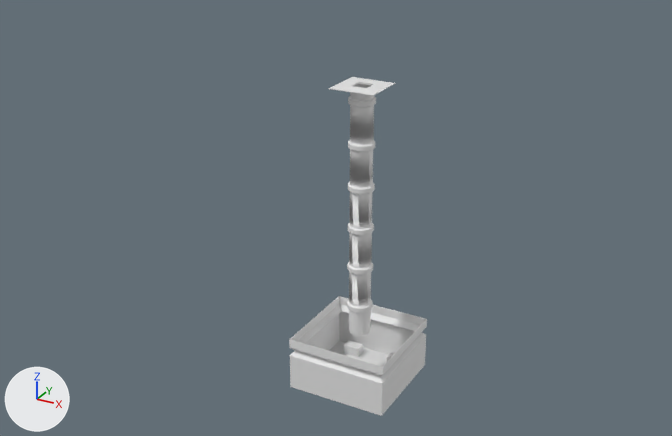
Renders of the FBX model Assets/Models/trappe.fbx from each side of a commit.
Rendered twice from a 50 mm camera at (48.3, -94.1, 29.5) aimed at (-3.2, -0.5, -17.3). The axes (+X, +Y, +Z) are drawn at lower left. The lights are the same throughout. Where no turn or scale is listed for an object, it has been applied to the vertices. Vertices at the same position are counted once.
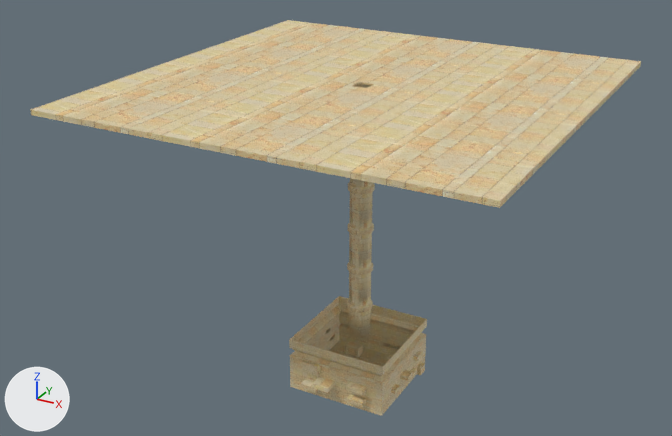
Commit message: trappe : work in progress

The change in detail:
Picture 'wall_alb.jpg' (img_wall_alb_jpg) is new.
Material 'trappe_walls' (mat_trappe_walls) is new.
Its texture is img_wall_alb_jpg.
me_cube_006 is used by ob_cube_003; location (0.0, 0.0, 0.0).
me_cube_006 had 1994 vertices, 2160 faces and spanned x -1.6..1.6, y -1.6..1.6, z -32.7..-0.1.
me_cube_006 now has 3532 vertices, 3700 faces and spans x -1.6..1.6, y -1.6..1.6, z -32.7..-0.1.
me_cube_006 part 1: 32 vertices moved within x -1.4..1.4, y -1.4..1.4, z -13.1; 1025 vertices added at x -1.6..1.6, y -1.6..1.6, z -29.5..-12.1.
me_cube_006 part 2: 256 vertices added at x -1.6..1.6, y -1.6..1.6, z -2.3..-1.2.
me_cube_006 part 3: 816 faces spanning x -1.6..1.6, y -1.6..1.6, z -32.7..-0.1 switch from no material to mat_trappe_walls (picture img_wall_alb_jpg).
me_cube_006 part 4: the surface is now shaded smooth.
me_cube_002 is used by ob_cube_002; location (0.0, 0.0, 0.0).
me_cube_002 had 16 vertices, 16 faces and spanned x -2.89..2.89, y -2.89..2.89, z -0.11..0.11.
me_cube_002 now has 16 vertices, 16 faces and spans x -26.17..26.17, y -26.17..26.17, z -0.31..0.31.
Part 7, on me_cube_002:
Vertex 8 of me_cube_002 moves from (-2.89, 2.89, -0.03) at pixel (352, 77) to (-26.17, 26.17, -0.31).
Vertex 9 of me_cube_002 moves from (-2.89, -2.89, -0.03) at pixel (328, 88) to (-26.17, -26.17, -0.31) at pixel (31, 115).
Vertex 10 of me_cube_002 moves from (-2.89, -2.89, 0.03) at pixel (328, 88) to (-26.17, -26.17, 0.31) at pixel (30, 109).
Vertex 11 of me_cube_002 moves from (-2.89, 2.89, 0.03) at pixel (352, 76) to (-26.17, 26.17, 0.31) at pixel (288, 19).
Vertex 12 of me_cube_002 moves from (2.89, 2.89, -0.03) at pixel (395, 83) to (26.17, 26.17, -0.31) at pixel (640, 66).
Vertex 13 of me_cube_002 moves from (2.89, 2.89, 0.03) at pixel (395, 82) to (26.17, 26.17, 0.31) at pixel (641, 61).
Vertex 14 of me_cube_002 moves from (2.89, -2.89, -0.03) at pixel (373, 95) to (26.17, -26.17, -0.31) at pixel (499, 207).
Vertex 15 of me_cube_002 moves from (2.89, -2.89, 0.03) at pixel (373, 95) to (26.17, -26.17, 0.31) at pixel (500, 200).
me_cube_002 part 8: texture (UV) coordinates of 16 of 16 faces, centred in x -2.89..2.89, y -2.89..2.89, z -0.07..0.07, changed; they spanned u 0.0..1.0, v 0.0..0.96 and now span u -1.66..2.32, v -2.5..3.5.
me_cube_002 now uses material mat_trappe_walls (picture img_wall_alb_jpg).
me_cube_007 is used by ob_cube_004; location (0.0, 0.0, -36.2).
me_cube_007 had 730 vertices, 728 faces and spanned x -6.66..6.66, y -6.66..6.66, z -3.58..3.58.
me_cube_007 now has 1012 vertices, 1012 faces and spans x -7.62..7.72, y -8.55..8.02, z -3.58..3.58.
me_cube_007 part 5: 2 vertices moved from x -2.22..6.59, y -6.59..3.99, z -2.39..-1.19 to x -4.44..6.59, y -6.59..3.99, z -1.79..-0.6; 37 vertices removed from x -6.61..6.61, y -6.59..6.61, z -3.56..1.18; 319 vertices added at x -7.62..7.72, y -8.55..8.02, z -3.58..1.19.
me_cube_007 part 6: 553 faces spanning x -6.66..6.66, y -6.66..6.66, z -3.58..3.58 switch from no material to mat_trappe_walls (picture img_wall_alb_jpg).

Boxes (x1, y1, x2, y2) around the edits, measured in the pictures (672 x 436 px; the box of a moved part takes in the faces that stretch with it):
'Cube.002', recoloured, reshaped, surface changed (white to beige, 800% wider, 845% taller): before (329, 77, 396, 96); after (30, 20, 641, 208)
part 1 of me_cube_006, built on (brown): after (347, 178, 375, 335)
part 2 of me_cube_006, added: after (354, 84, 371, 88)
part 3 of me_cube_006, recoloured (white to brown): (347, 182, 375, 313) in both
part 5 of me_cube_007, built on: before (305, 312, 403, 355); after (290, 312, 426, 408)
part 6 of me_cube_007, recoloured (grey to brown): (289, 296, 427, 416) in both
part 7 of me_cube_002, moved or reshaped: before (329, 77, 396, 96); after (30, 20, 641, 208)
part 8 of me_cube_002, surface changed: (352, 82, 373, 86) in both
